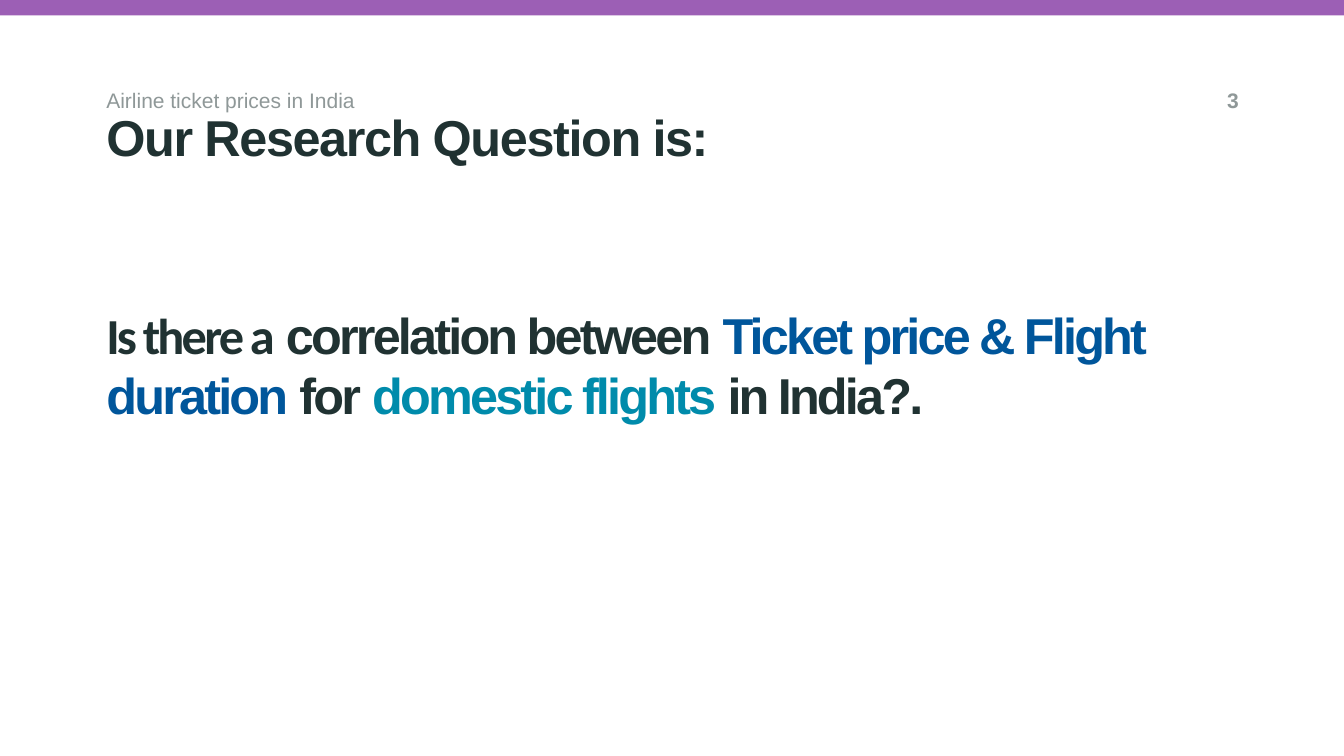
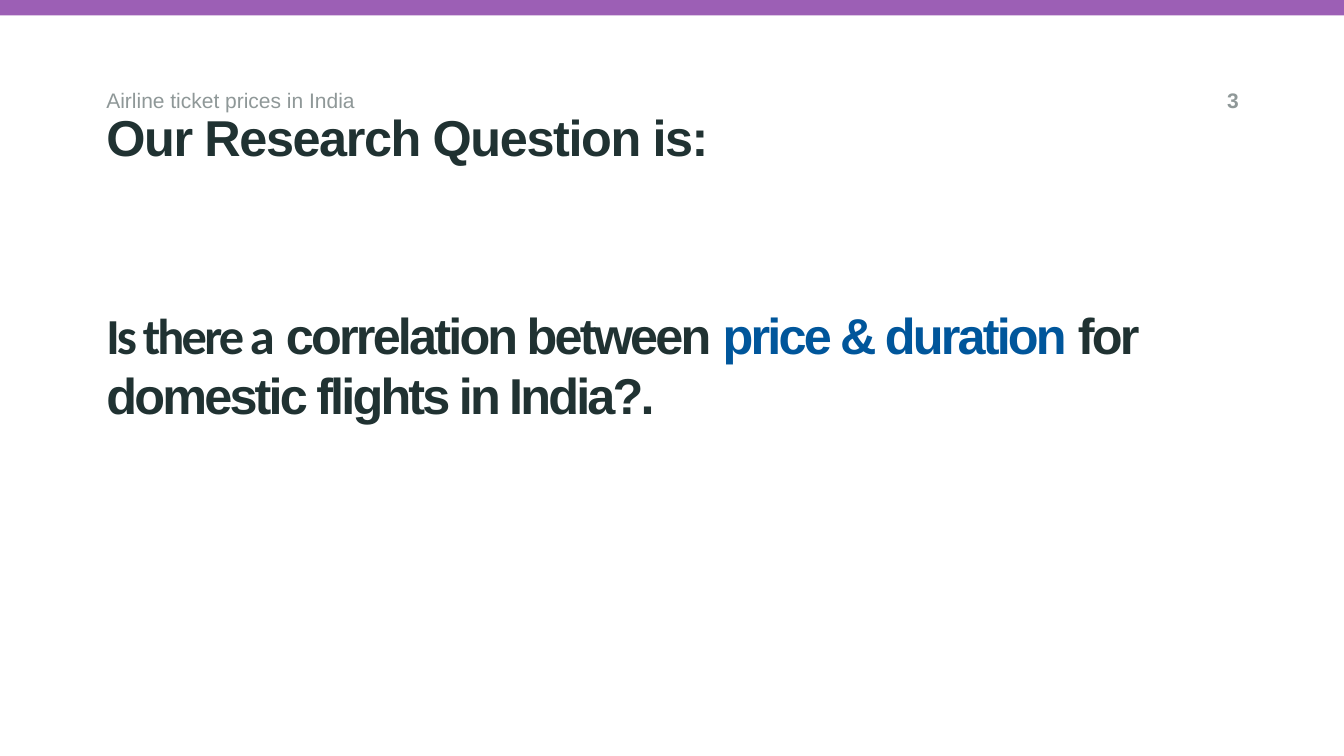
Before and after one commit to ma24afs/Group---A147, a slide deck: slide 4 of Ds115 Team Research.pptx (slide 3 before the commit). Drawn at 1344x756 pixels with LibreOffice and Linux fonts; fonts in the diff are those of the drawing; background and template pictures are left out. Boxes give left, top, right and bottom in pixels: in the first picture for what was removed or moved away, otherwise in the second. Text is boxed around its words. In the diff, an @@ line names an element or a change of style, - is before the commit and + after.

```diff
--- a/Ds115 Team Research.pptx
+++ b/Ds115 Team Research.pptx
@@ title at bbox=[106, 317, 1140, 424]: text changed @@
-Is there a correlation between Ticket price & Flight duration for domestic flights in India?.
+Is there a correlation between price & duration for domestic flights in India?.
```
Also in this commit, not shown: 2 other slides changed.
